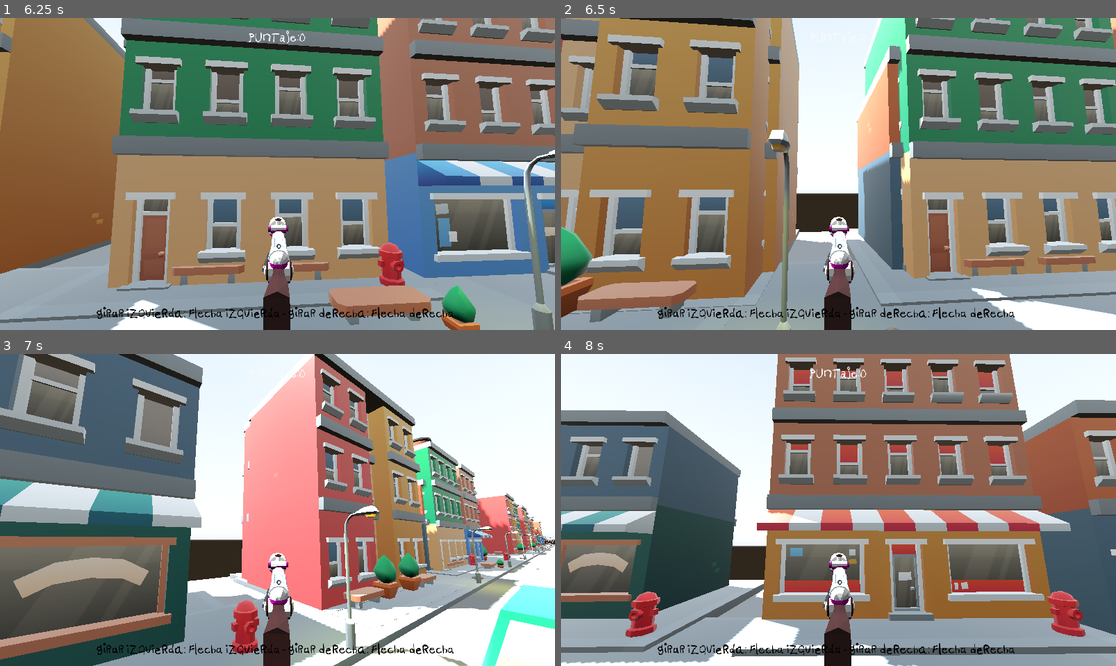
Above: before the commit, frames 1-4 (two rows, left to right).
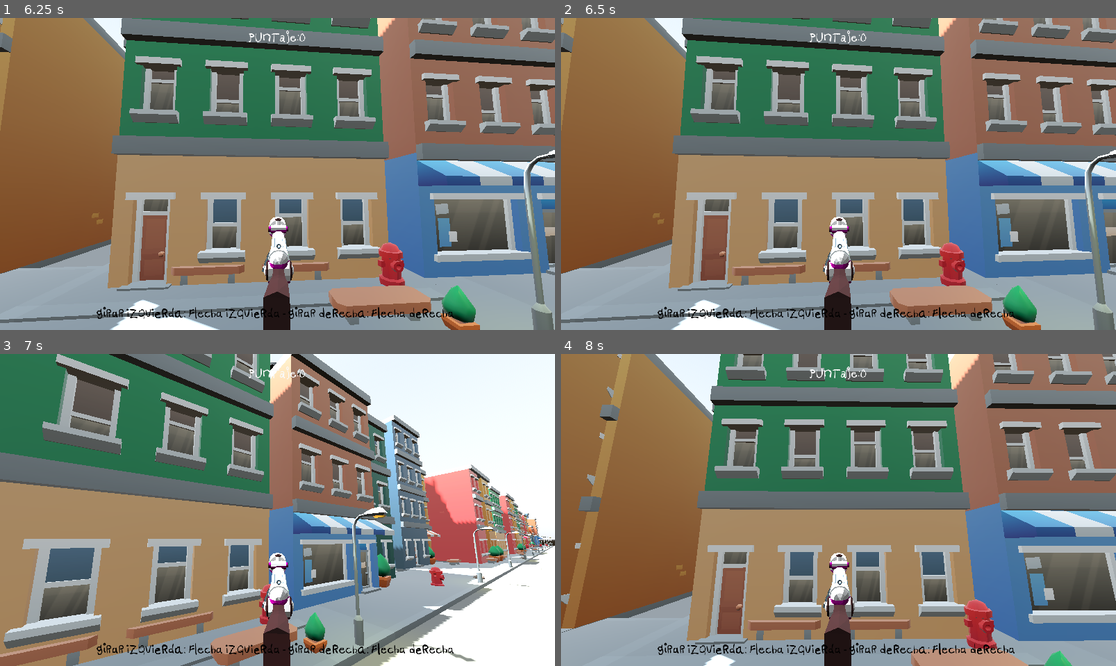
Above: after the commit, the same moments.

Repository: franciscoenriq/Panhales-en-Fuga
Game: Godot game, scene res://scenes/Volante/new_volante.tscn
Same seed, same stepped clock (60 frames per second), same inputs: the game is played once before the commit and once after it. This scene is started directly instead of the project's main scene. A sky picture missing from this copy of the repository is replaced by a grey-blue gradient.
Inputs (mouse positions are in pixels of both pictures, inside the frame that each line leads up to):
- Up to frame 1 (6.25 s): move the mouse to (399, 158) at 0.52 s; press the mouse at (399, 158) at 0.53 s; hold L (p_right) 0.53-1.28 s; tap M (p_jump) at 0.77, 1.52, 3.02, 3.77, 4.52, 6.02 s; tap F (test) at 0.8, 1.35, 2.3, 3.8, 4.35, 5.3, 5.85 s; move the mouse to (249, 174) at 1.27 s; release the mouse at (249, 174) at 1.28 s; hold W (forward) 1.28-5.78 s; click (249, 174) at 1.55 s; tap Enter at 2, 3.5 s; move the mouse to (288, 167) at 2.02 s; hold X (clutch) 2.03-2.78 s; tap Space at 2.75, 5 s; move the mouse to (271, 180) at 2.77 s; tap A (gas) at 2.85 s; click (271, 180) at 3.05 s; move the mouse to (316, 177) at 3.52 s; press the mouse at (316, 177) at 3.53 s; move the mouse to (233, 170) at 4.27 s; release the mouse at (233, 170) at 4.28 s; click (233, 170) at 4.55 s; move the mouse to (283, 174) at 5.02 s; press the mouse at (283, 174) at 5.03 s; move the mouse to (255, 167) at 5.77 s; release the mouse at (255, 167) at 5.78 s; hold L (p_right) from 5.78 s (still down); click (255, 167) at 6.05 s
- Up to frame 2 (6.5 s): keep holding L (p_right)
- Up to frame 3 (7 s): move the mouse to (305, 510) at 6.52 s; release L (p_right) at 6.53 s; hold W (forward) from 6.53 s (still down); hold X (clutch) from 6.53 s (still down); tap M (p_jump) at 6.77 s; tap F (test) at 6.8 s
- Up to frame 4 (8 s): keep holding W (forward); move the mouse to (810, 510) at 7.27 s; release X (clutch) at 7.28 s; tap A (gas) at 7.35 s; tap M (p_jump) at 7.52 s; click (810, 510) at 7.55 s

Frame 1 is identical in both runs. In frame 2, 76% of the frame differs, in the area x 0-100%, y 0-100%; in frame 3, 70%; in frame 4, 84%.
Error before the commit: Invalid access to property or key 'messages' on a base object of type 'Node (game_controller.gd)'. (res://scenes/Volante/new_volante.tscn::GDScript_7fw4t:13)

Commit message:
Pacos tienen esfera de colision

Diff:
--- a/scenes/Volante/new_volante.tscn
+++ b/scenes/Volante/new_volante.tscn
@@ -32,22 +32,6 @@
 
 [sub_resource type="CameraAttributesPractical" id="CameraAttributesPractical_uexqk"]
 
-[sub_resource type="GDScript" id="GDScript_7fw4t"]
-script/source = "extends Label3D
-
-
-
-
-# Called when the node enters the scene tree for the first time.
-func _ready():
-	pass # Replace with function body.
-
-
-# Called every frame. 'delta' is the elapsed time since the previous frame.
-func _process(_delta):
-	self.text = GameController.messages[\"driver\"]
-"
-
 [sub_resource type="BoxShape3D" id="BoxShape3D_nrc4k"]
 
 [node name="Node3D" type="Node3D"]
@@ -59,12 +43,6 @@
 [node name="DirectionalLight3D" type="DirectionalLight3D" parent="."]
 transform = Transform3D(-0.866024, -0.433016, 0.250001, 0, 0.499998, 0.866026, -0.500003, 0.749999, -0.43301, 6.98629, 5.6309, -79.194)
 shadow_enabled = true
-
-[node name="InputState" type="Label3D" parent="."]
-transform = Transform3D(1.00839, 0, 0, 0, 1, 0, 0, 0, 1, -0.021, 2, -2.087)
-visible = false
-text = "testeando"
-script = SubResource("GDScript_7fw4t")
 
 [node name="TerrainController" parent="." instance=ExtResource("3_5y2k5")]
 transform = Transform3D(1, 0, 0, 0, 1, 0, 0, 0, 1, 0, 0, -20)
@@ -105,3 +83,4 @@
 
 [node name="CollisionShape3D" type="CollisionShape3D" parent="car2"]
 shape = SubResource("BoxShape3D_nrc4k")
+disabled = true
--- a/scripts/car_generator.gd
+++ b/scripts/car_generator.gd
@@ -63,7 +63,7 @@
 		spawn_car(160,false)
 
 	if police_spawner_timer<=0 && is_police_in_lane==false && pista_id>0:
-		spawn_car(-160,true)
+		spawn_car(160,true)
 		is_police_in_lane=true
 
 func _load_car_scenes(cars_paths):
@@ -101,7 +101,15 @@
 	var area3d_det =Area3D.new()
 	area3d_det.name="deteccion"
 	var collision_shape_detec=CollisionShape3D.new()
-
+	if isPolice:
+		var area3d_derrota=Area3D.new()
+		area3d_derrota.name="derrota"
+		var collision_shape_derrota = CollisionShape3D.new()
+		car.add_child(area3d_derrota)
+		car.add_child(collision_shape_derrota)
+		collision_shape_derrota.global_transform.origin = car.global_transform.origin
+		collision_shape_derrota.shape = SphereShape3D.new()
+		collision_shape_derrota.shape.radius=3
 	car.add_child(area3d_det)
 	area3d_det.add_child(collision_shape_detec)
 	collision_shape_detec.global_transform.origin = car.global_transform.origin
--- a/scripts/car_npc.gd
+++ b/scripts/car_npc.gd
@@ -15,6 +15,7 @@
 var isMoving = true
 signal car_nearby
 var deteccion:Area3D
+var area_derrota:Area3D
 var auto:MeshInstance3D
 @onready var lane = self.get_parent()
 
@@ -25,6 +26,7 @@
 	deteccion.area_entered.connect(self._on_area_entered)
 	deteccion.area_exited.connect(self._on_area_exited)
 	auto = getMeshInstance()
+
 
 
 # Called every frame. 'delta' is the elapsed time since the previous frame.
Not shown: 1 places in scenes/Volante/new_volante.tscn that only renumber resources
